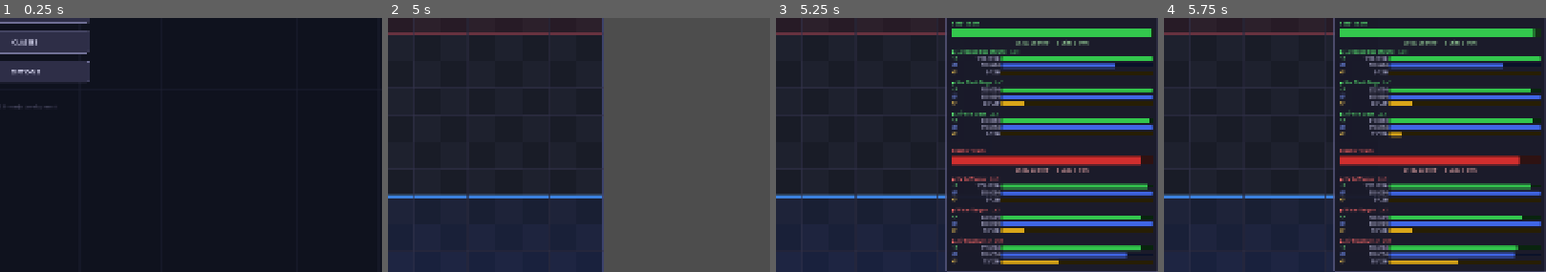
Above: before the commit, frames 1-4 (left to right).
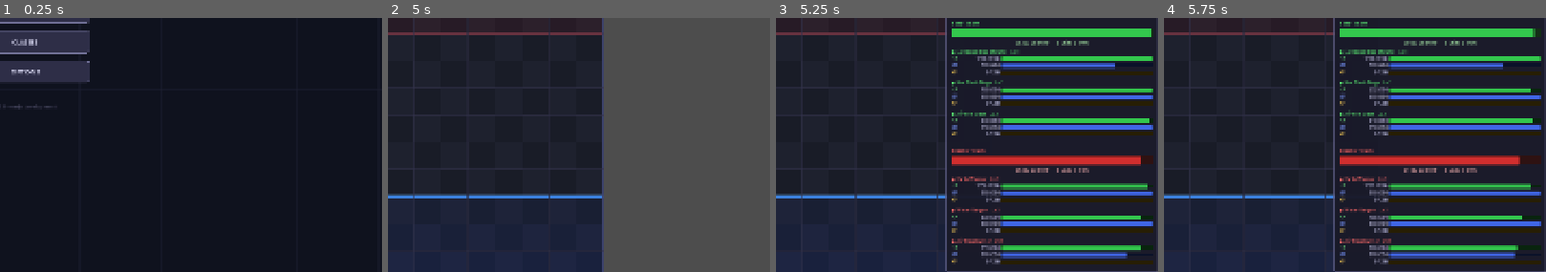
Above: after the commit, the same moments.

Repository: iceie2/autobattler-rpg
Game: Godot game, scene res://scenes/main_menu.tscn
The game is run twice, just before and just after one commit, with the same random seed, the same clock (stepped at 60 frames per second) and the same inputs.
Inputs:
- Up to frame 1 (0.25 s): no input
- Up to frame 2 (5 s): click "START GAME" at 0.5 s; click "READY FOR BATTLE" at 1.25 s; click "View Classes" at 2 s; click "Next ▶" at 2.75 s; click "Next ▶" at 3.5 s; click "View Roster" at 4.25 s
- Up to frame 3 (5.25 s): click "TEAM STATUS ▶" at 5 s
- Up to frame 4 (5.75 s): no input
The pictures show only the part of the screen within x 50-100%, y 23-73%; the shares and areas given below are measured in that part.

Frames 1-2 are identical in both runs. In frame 3, 0.6% of the frame differs, in the area x 54-74%, y 32-97%; in frame 4, 0.8%, in the area x 54-77%, y 32-97%.

Commit message:
Rework leveling: XP on kills, enemy level scaling by round
XP system:
- Remove per-attack XP grant from attack()
- All living player units gain XP when an enemy dies
  (60 base + 40 per extra enemy level, so killing a lv3 = +140 XP)
- _grant_xp renamed grant_xp (public), uses while loop to handle
  multiple level-ups from a single large XP reward

Enemy scaling (set_level calls level_up() N-1 times):
- Round 1-2: all enemies lv1
- Round 3+:  regular enemies are lv1 to lv(round/2), capped at lv3
- Each round:  last enemy slot is an elite (lv round/2, capped lv5)
- Every 5 rounds: last slot is a boss (lv3 at r5, lv4 at r10, etc.)

Co-Authored-By: Claude Sonnet 4.6 <noreply@anthropic.com>

Diff:
--- a/scripts/main_game.gd
+++ b/scripts/main_game.gd
@@ -652,27 +652,45 @@
 		unit.queue_free()
 
 func spawn_enemies() -> void:
-	# Round 1 = 3 enemies, Round 2 = 5, Round 3 = 7, capped at 10
 	var count: int = min(3 + (game_state.battle_round - 1) * 2, 10)
+	var round := game_state.battle_round
 	for i in range(count):
-		var spawn_pos = find_empty_enemy_slot()
+		var spawn_pos := find_empty_enemy_slot()
 		if spawn_pos == Vector2i(-1, -1):
 			continue
 
-		var unit = UnitFactory.create_random_class_unit(false)
+		var unit := UnitFactory.create_random_class_unit(false)
 		unit.grid_position = spawn_pos
 
-		var world_pos = battle_grid.grid_to_world(spawn_pos)
+		# Scale enemy level by round — last enemy each round is an elite/boss
+		var is_last := (i == count - 1)
+		var enemy_level := _enemy_level_for_round(round, is_last)
+		if enemy_level > 1:
+			unit.set_level(enemy_level)
+
+		var world_pos := battle_grid.grid_to_world(spawn_pos)
 		unit.position = world_pos
 
 		battle_grid_node.add_child(unit)
 		if battle_grid.place_unit(unit, spawn_pos):
 			enemy_units.append(unit)
 			unit.died.connect(_on_unit_died.bind(unit))
-			unit.battle_manager = auto_battle_manager  # Set reference
-			unit.damage_text_container = damage_text_container  # Set reference
+			unit.battle_manager = auto_battle_manager
+			unit.damage_text_container = damage_text_container
 		else:
 			unit.queue_free()
+
+func _enemy_level_for_round(round: int, is_elite_slot: bool) -> int:
+	# Every 5 rounds the last enemy is a boss
+	if is_elite_slot and round % 5 == 0:
+		return min(round / 5 + 2, 8)   # round 5 = lv3 boss, round 10 = lv4, etc.
+	# Last enemy each round is an elite from round 3 onward
+	if is_elite_slot and round >= 3:
+		return min(round / 2, 5)
+	# Regular enemies scale slowly
+	if round <= 2:
+		return 1
+	return 1 + randi() % min(round / 2, 3)  # mix of lv1-3 from round 2+
 
 func find_empty_player_slot() -> Vector2i:
 	# Player units in center-bottom area (rows 10-13, middle columns)
@@ -739,8 +757,19 @@
 		unit.move_target_pos = unit.position
 
 func _on_unit_died(unit) -> void:
+	var was_enemy := enemy_units.has(unit)
+	var dead_level: int = unit.level if (unit and is_instance_valid(unit)) else 1
+
 	player_units.erase(unit)
 	enemy_units.erase(unit)
 	if unit and is_instance_valid(unit):
 		battle_grid.remove_unit(unit.grid_position)
+
+	# Award XP to every living player unit when an enemy dies
+	if was_enemy:
+		var xp_reward: int = 60 + (dead_level - 1) * 40  # 60 base, +40 per extra level
+		for pu in player_units:
+			if pu and is_instance_valid(pu):
+				pu.grant_xp(xp_reward)
+
 	update_team_health_bars()
--- a/scripts/unit_base.gd
+++ b/scripts/unit_base.gd
@@ -284,7 +284,6 @@
 		damage_dealt += actual
 		_charge_ultimate(actual / 2)
 
-	_grant_xp(15)
 	attacked.emit(target)
 
 func _charge_ultimate(amount: int) -> void:
@@ -294,11 +293,15 @@
 	if ultimate_charge >= ultimate_charge_max:
 		ultimate_ready = true
 
-func _grant_xp(amount: int) -> void:
+func grant_xp(amount: int) -> void:
 	current_xp += amount
-	if current_xp >= xp_to_level:
+	while current_xp >= xp_to_level:
 		current_xp -= xp_to_level
 		xp_to_level = int(xp_to_level * 1.5)
+		level_up()
+
+func set_level(target_level: int) -> void:
+	while level < target_level:
 		level_up()
 
 func spawn_projectile(target, damage: int) -> void:
